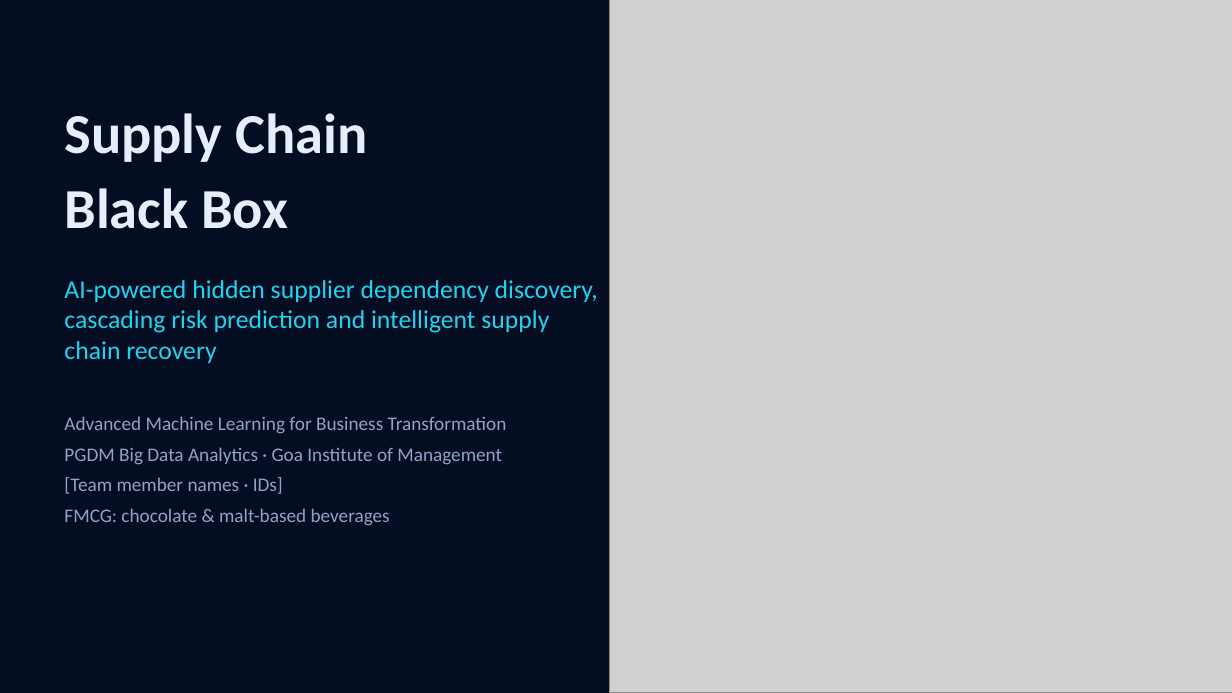
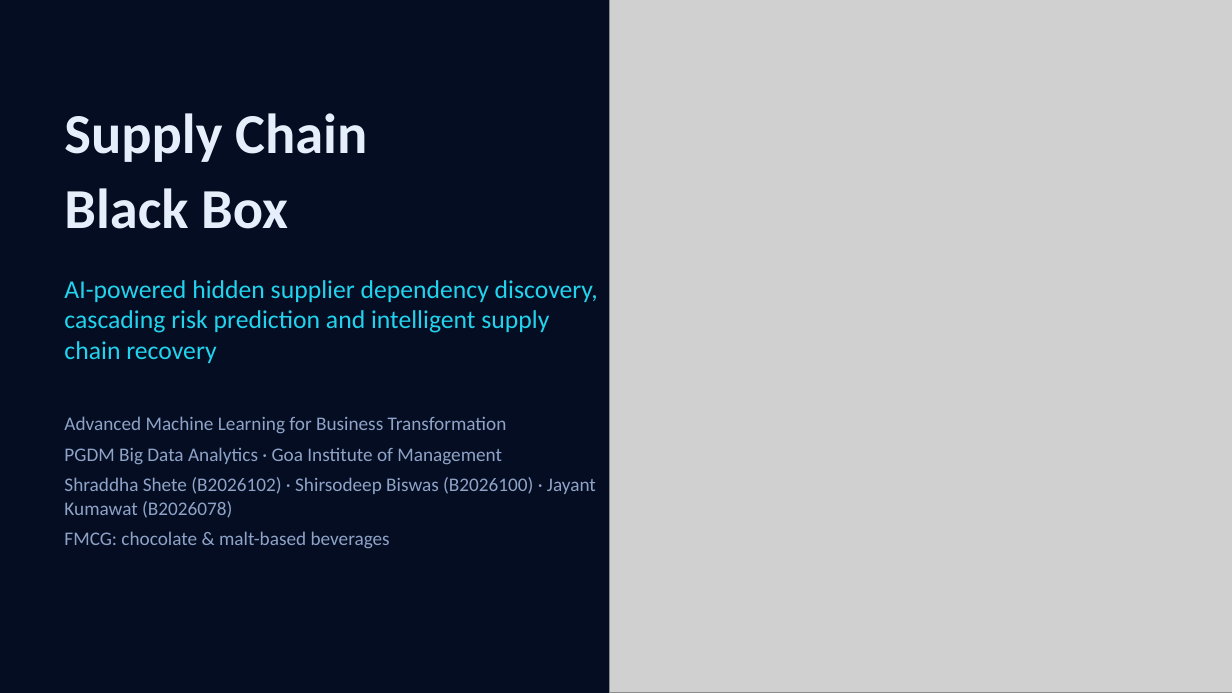
Before and after one commit to SamarthKamat/AIML-PROJECT, a slide deck: slide 1 of presentation/Supply_Chain_Black_Box.pptx. Drawn at 1232x693 pixels with LibreOffice and Linux fonts; fonts in the diff are those of the drawing; grey boxes stand for pictures. Boxes give left, top, right and bottom in pixels: in the first picture for what was removed or moved away, otherwise in the second. Text is boxed around its words. In the diff, an @@ line names an element or a change of style, - is before the commit and + after.

```diff
--- a/presentation/Supply_Chain_Black_Box.pptx
+++ b/presentation/Supply_Chain_Black_Box.pptx
@@ text at [64,477,596,518]: text changed @@
-[Team member names · IDs]
+Shraddha Shete (B2026102) · Shirsodeep Biswas (B2026100) · Jayant Kumawat (B2026078)
```
Also in this commit, not shown: 8 other files.
